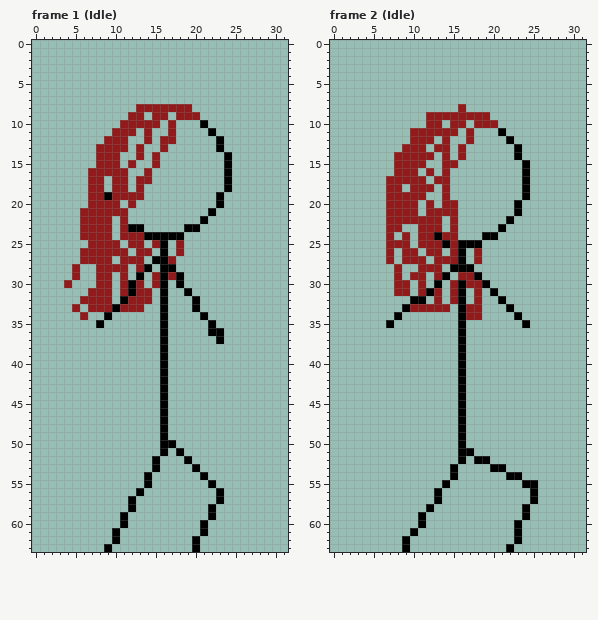
Two versions of one pixel-art file, Assets/Sprites/Katarina/katarina.ase. The picture above is the old version.
32x64 pixels, 9 frames. Shown: frame 1 (Idle), frame 2 (Idle). The commit also changed other frames, which this record leaves out.
Now the later version:
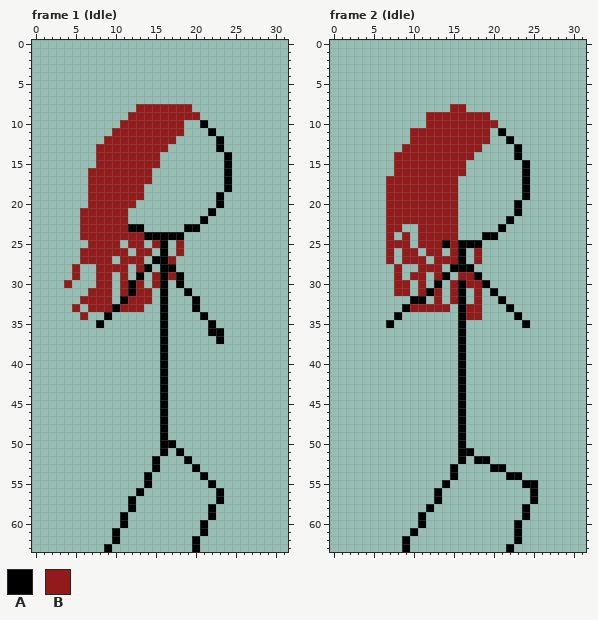
Palette (. is transparent): A #000000  B #921a1a
The commit says: 'better' hair for katarina sprites
What changed:
Frame 1 (Idle), layer "Body":
y 9: x 14 . -> B; x 17 . -> B
y 10: x 16 . -> B; x 18 . -> B
y 11: x 13 . -> B; x 15..16 .. -> BB; x 18 . -> B
y 12: x 12..13 .. -> BB; x 15 . -> B
y 13: x 12 . -> B; x 14..15 .. -> BB
y 14: x 11..12 .. -> BB; x 14 . -> B
y 15: x 11 . -> B; x 13..14 .. -> BB
y 16: x 12..13 .. -> BB
y 17..18: x 9 . -> B; x 12 . -> B
y 19: x 9 A -> B
y 20: x 11 . -> B
y 22..24: x 10 . -> B
Frame 2 (Idle), layer "Body":
y 8: x 15 . -> B
y 10: x 14 . -> B; x 17 . -> B
y 11: x 16 . -> B; x 18..19 .. -> BB
y 12: x 13 . -> B; x 15..16 .. -> BB; x 18..19 .. -> BB
y 13: x 12 . -> B; x 15 . -> B; x 17..18 .. -> BB
y 14: x 13 . -> B; x 15 . -> B; x 17 . -> B
y 15: x 12..13 .. -> BB; x 16 . -> B
y 16: x 11 . -> B; x 13 . -> B; x 15..16 .. -> BB
y 17: x 12 . -> B; x 15 . -> B
y 18: x 9 . -> B; x 13 . -> B; x 15 . -> B
y 19: x 12..13 .. -> BB; x 15 . -> B
y 20: x 11 . -> B; x 13 . -> B
y 21: x 11 . -> B
y 22..23: x 14 . -> B
y 24: x 13 A -> B
Changed places in both pictures, as pixel boxes (x1, y1, x2, y2):
changed: (104, 112, 184, 240)
changed: (402, 104, 490, 240)
